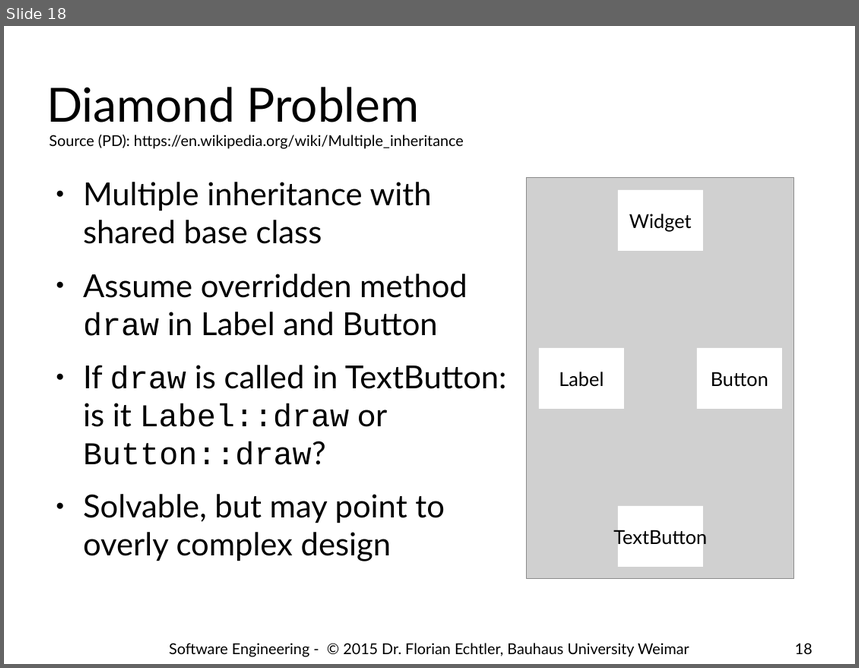
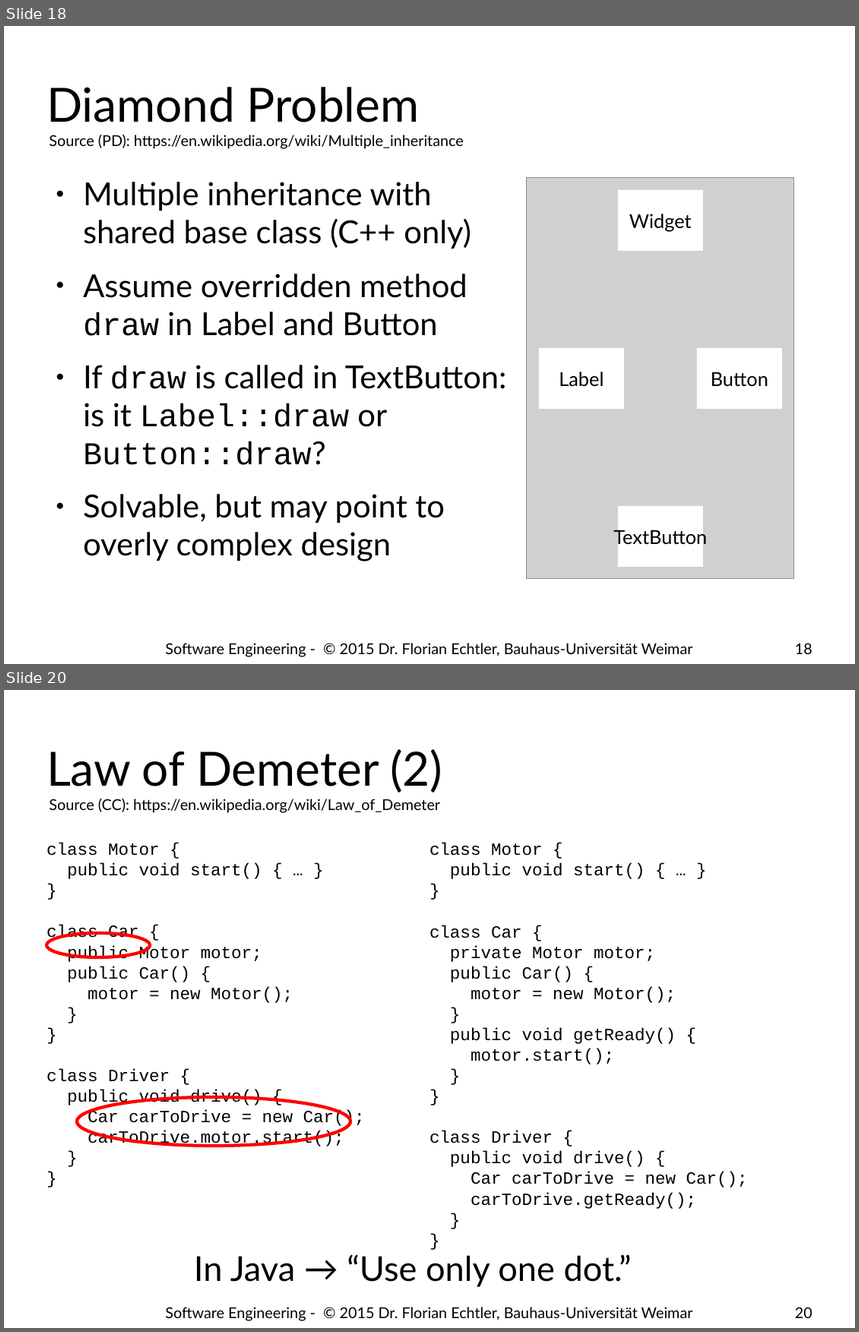
Before and after one commit to floe/software-engineering, a slide deck: 07-code-quality.odp. Shown one above the other, each under a label of ours: slide 18 before the commit, slides 18 and 20 after it; the slides between them are not shown. The pictures are 859x668 and 859x1332 pixels, drawn with LibreOffice and Linux fonts; fonts in the diff are those of the drawing; grey boxes stand for pictures; background and template pictures are left out. Boxes give left, top, right and bottom in pixels: in the first picture for what was removed or moved away, otherwise in the second. Text is boxed around its words. In the diff, an @@ line names an element or a change of style, - is before the commit and + after.

```diff
--- a/07-code-quality.odp
+++ b/07-code-quality.odp
@@ slide 20 added at box(4, 690, 855, 1328), background #FFFFFF @@
@@ title added at box(47, 749, 443, 793), 44 pt, text #000000 @@
+Law of Demeter (2)
@@ text added at box(49, 799, 440, 813), 14 pt, text #000000 @@
+Source (CC): https://en.wikipedia.org/wiki/Law_of_Demeter
@@ text added at box(47, 843, 365, 1148), 16 pt, text #000000 @@
+class Motor {
+public void start() { … }
+}
+class Car {
+public Motor motor;
+public Car() {
+motor = new Motor();
+}
+}
+class Driver {
+public void drive() {
+Car carToDrive = new Car();
+carToDrive.motor.start();
+}
+}
@@ text added at box(430, 843, 748, 1209), 16 pt, text #000000 @@
+class Motor {
+public void start() { … }
+}
+class Car {
+private Motor motor;
+public Car() {
+motor = new Motor();
+}
+public void getReady() {
+motor.start();
+}
+}
+class Driver {
+public void drive() {
+Car carToDrive = new Car();
+carToDrive.getReady();
+}
+}
@@ ellipse added at box(47, 933, 150, 958), outline #FF0000 3 pt @@
@@ ellipse added at box(77, 1098, 350, 1147), outline #FF0000 3 pt @@
@@ text added at box(194, 1255, 632, 1287), 32 pt, text #000000 @@
+In Java → “Use only one dot.”
@@ text added at box(165, 1307, 693, 1322), 14 pt, text #000000 @@
+Software Engineering - © 2015 Dr. Florian Echtler, Bauhaus-Universität Weimar
@@ page number added at box(795, 1307, 813, 1319), 14 pt, text #000000 @@
+20
@@ slide 18 changed as well @@
@@ text at box(83, 182, 471, 249): text changed @@
-● Multiple inheritance with shared base class
+● Multiple inheritance with shared base class (C++ only)
@@ text at box(165, 643, 693, 658): text changed @@
-Software Engineering - © 2015 Dr. Florian Echtler, Bauhaus University Weimar
+Software Engineering - © 2015 Dr. Florian Echtler, Bauhaus-Universität Weimar
```
Also in this commit, not shown: 22 other slides changed, 3 other slides added.
